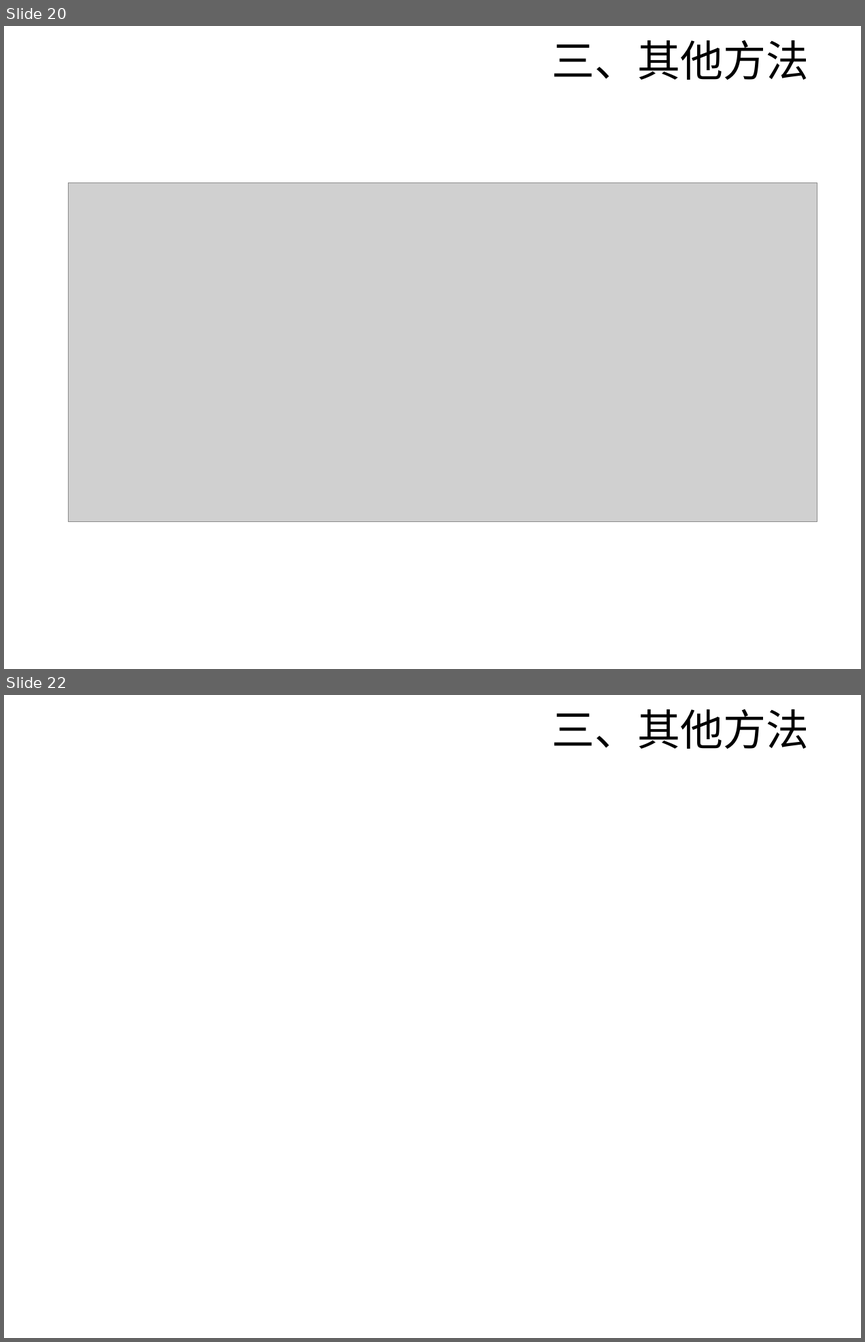
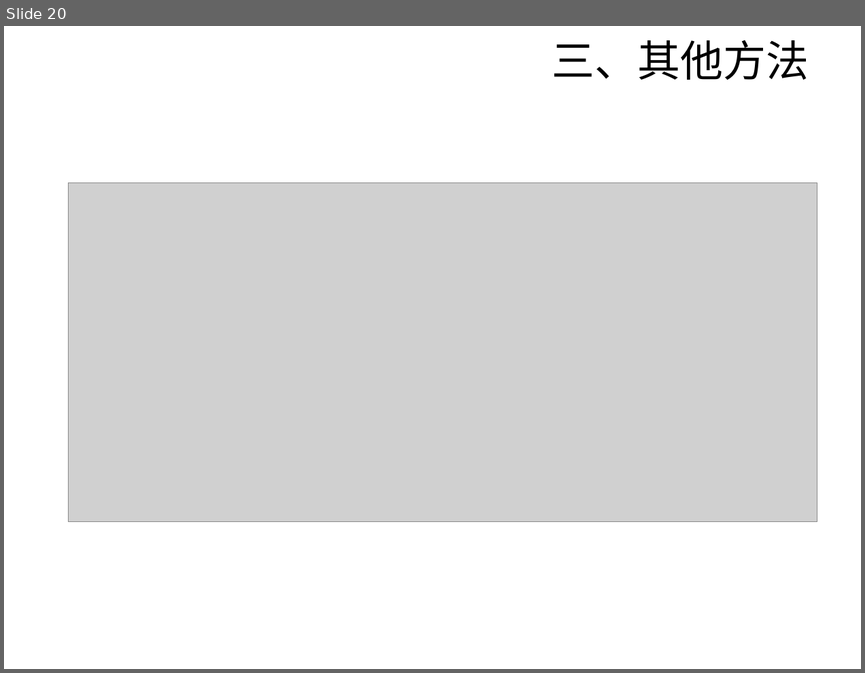
Before and after one commit to sunyisgithub/Git, a slide deck: 文献查找方法.ppt. Shown one above the other, each under a label of ours: slides 20 and 22 before the commit, slide 20 after it; the slides between them are not shown. The pictures are 865x1342 and 865x673 pixels, drawn with LibreOffice and Linux fonts; fonts in the diff are those of the drawing; grey boxes stand for pictures; background and template pictures are left out. Boxes give left, top, right and bottom in pixels: in the first picture for what was removed or moved away, otherwise in the second. Text is boxed around its words. In the diff, an @@ line names an element or a change of style, - is before the commit and + after.

```diff
--- a/文献查找方法.ppt
+++ b/文献查找方法.ppt
@@ slide 22 removed at bbox=[4, 695, 861, 1338], background picture (left out) @@
@@ text removed at bbox=[551, 709, 808, 749] @@
-三、其他方法
```
Also in this commit, not shown: 1 slide added, 1 other slide removed, 1 other file.
